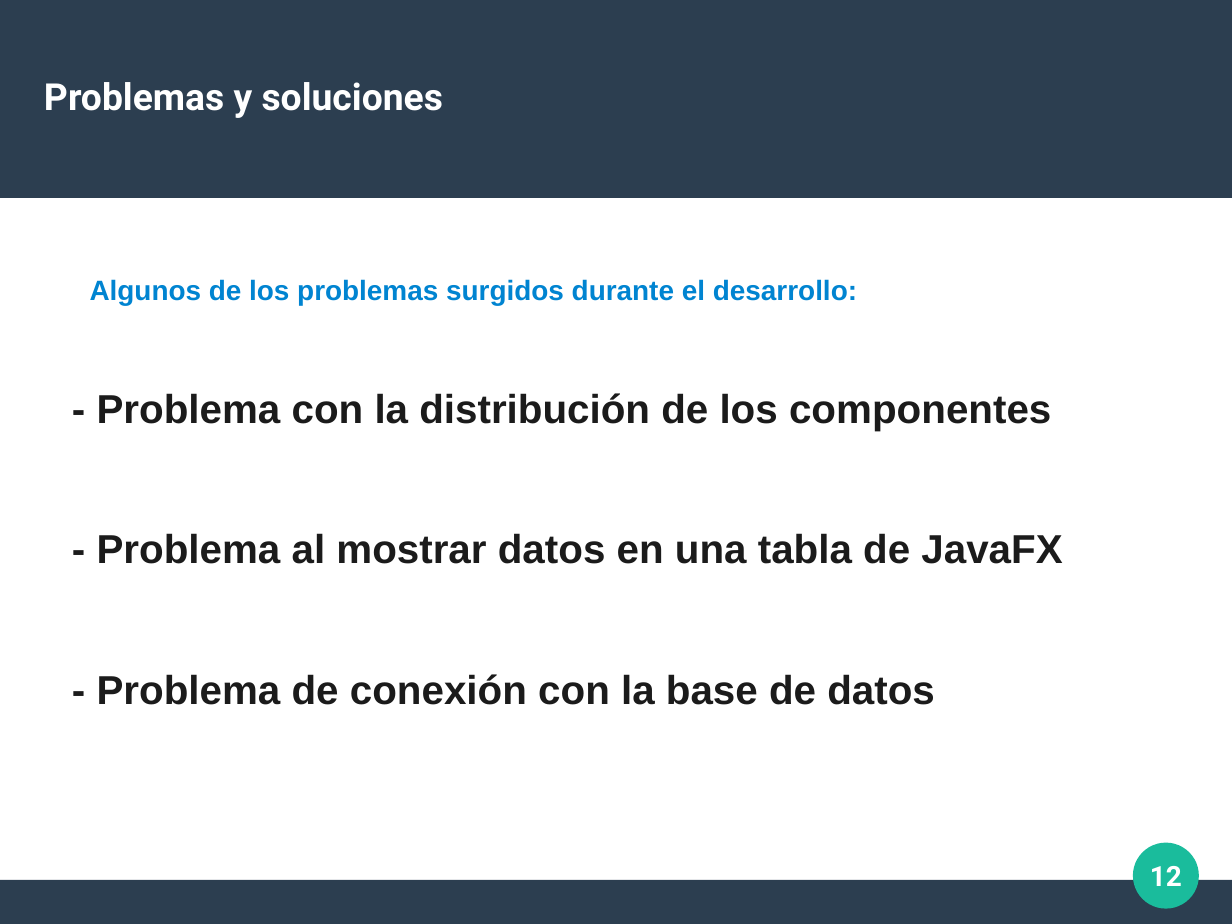
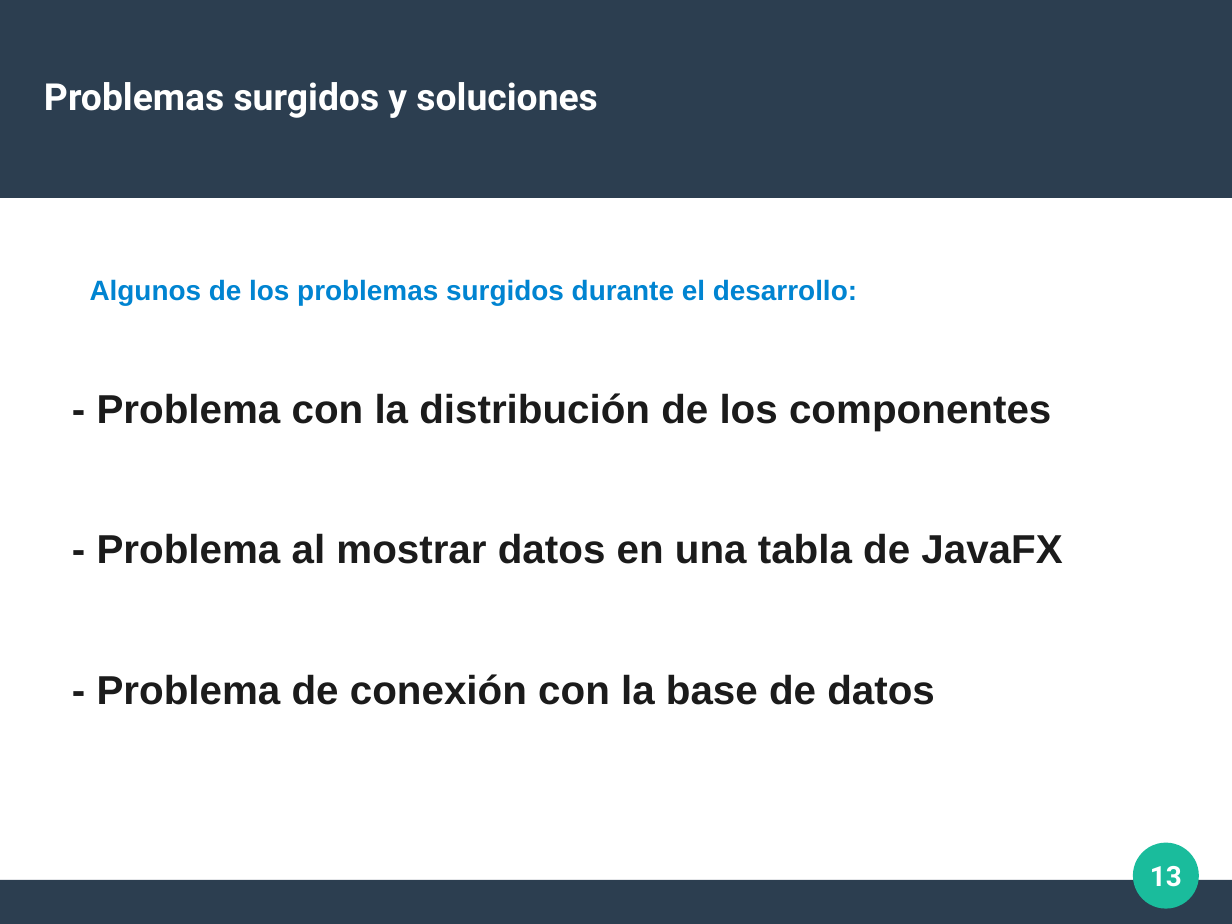
Before and after one commit to sharco-code/Red-Libros, a slide deck: slide 13 of Documentacion/presentacion.odp (slide 12 before the commit). Drawn at 1232x924 pixels with LibreOffice and Linux fonts; fonts in the diff are those of the drawing. Boxes give left, top, right and bottom in pixels: in the first picture for what was removed or moved away, otherwise in the second. Text is boxed around its words. In the diff, an @@ line names an element or a change of style, - is before the commit and + after.

```diff
--- a/Documentacion/presentacion.odp
+++ b/Documentacion/presentacion.odp
@@ title at [44, 82, 597, 118]: text changed @@
-Problemas y soluciones
+Problemas surgidos y soluciones
@@ page number at [1150, 866, 1182, 887]: text changed @@
-12
+13
```
Also in this commit, not shown: 2 other slides changed, 2 slides added, 1 other file.
